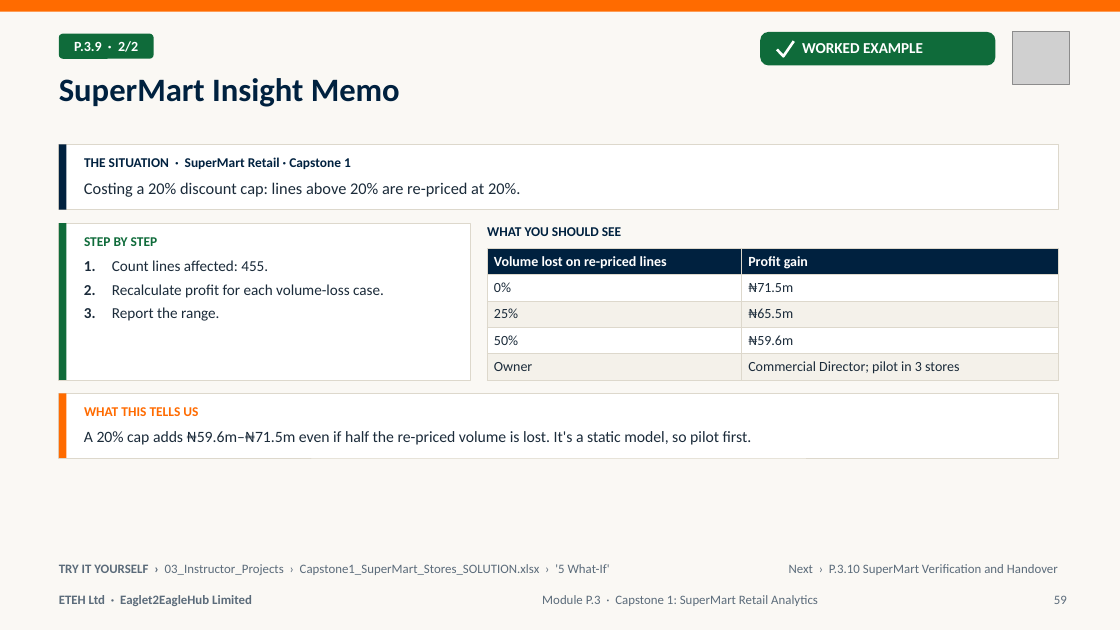
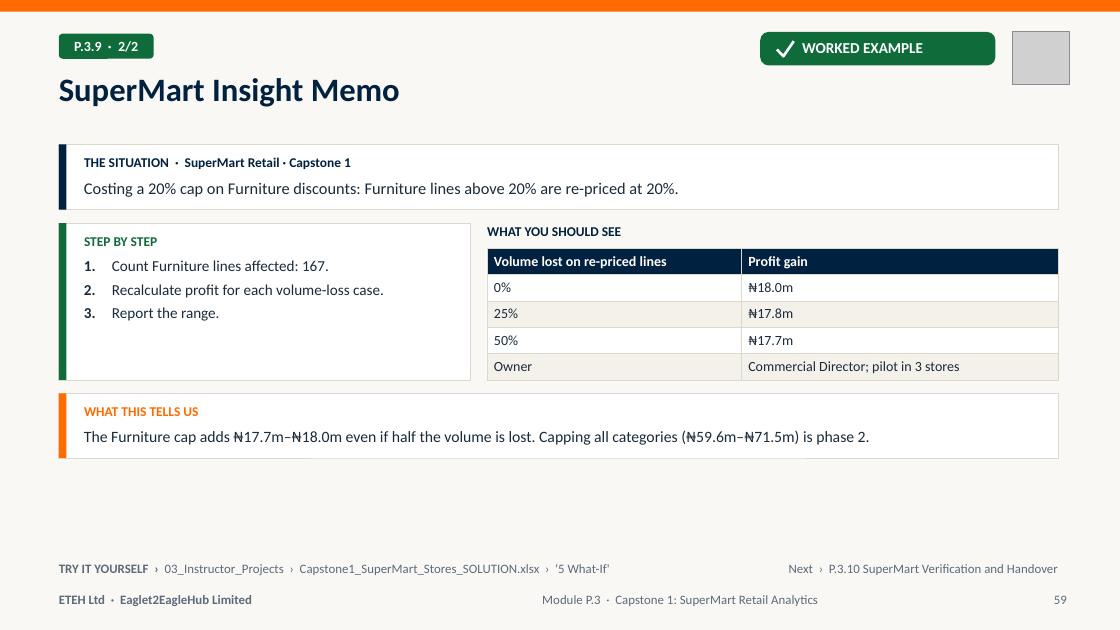
Before and after one commit to MaxiKen/ETEH, a slide deck: slide 59 of ETEH_Bootcamp_Pack/ETEH_Vol5_Capstone_Career_Slides.pptx. Drawn at 1120x630 pixels with LibreOffice and Linux fonts; fonts in the diff are those of the drawing; grey boxes stand for pictures. Boxes give left, top, right and bottom in pixels: in the first picture for what was removed or moved away, otherwise in the second. Text is boxed around its words. In the diff, an @@ line names an element or a change of style, - is before the commit and + after.

```diff
--- a/ETEH_Bootcamp_Pack/ETEH_Vol5_Capstone_Career_Slides.pptx
+++ b/ETEH_Bootcamp_Pack/ETEH_Vol5_Capstone_Career_Slides.pptx
@@ text at (84,182,678,197): text changed @@
-Costing a 20% discount cap: lines above 20% are re-priced at 20%.
+Costing a 20% cap on Furniture discounts: Furniture lines above 20% are re-priced at 20%.
@@ text at (84,260,329,271): text changed @@
-1. Count lines affected: 455.
+1. Count Furniture lines affected: 167.
@@ table at (487,249,1059,381) @@
-row 2, column 2: ₦71.5m
+row 2, column 2: ₦18.0m
-row 3, column 2: ₦65.5m
+row 3, column 2: ₦17.8m
-row 4, column 2: ₦59.6m
+row 4, column 2: ₦17.7m
@@ text at (84,430,870,445): text changed @@
-A 20% cap adds ₦59.6m–₦71.5m even if half the re-priced volume is lost. It's a static model, so pilot first.
+The Furniture cap adds ₦17.7m–₦18.0m even if half the volume is lost. Capping all categories (₦59.6m–₦71.5m) is phase 2.
```
Also in this commit, not shown: 6 other slides changed, 30 other files.
